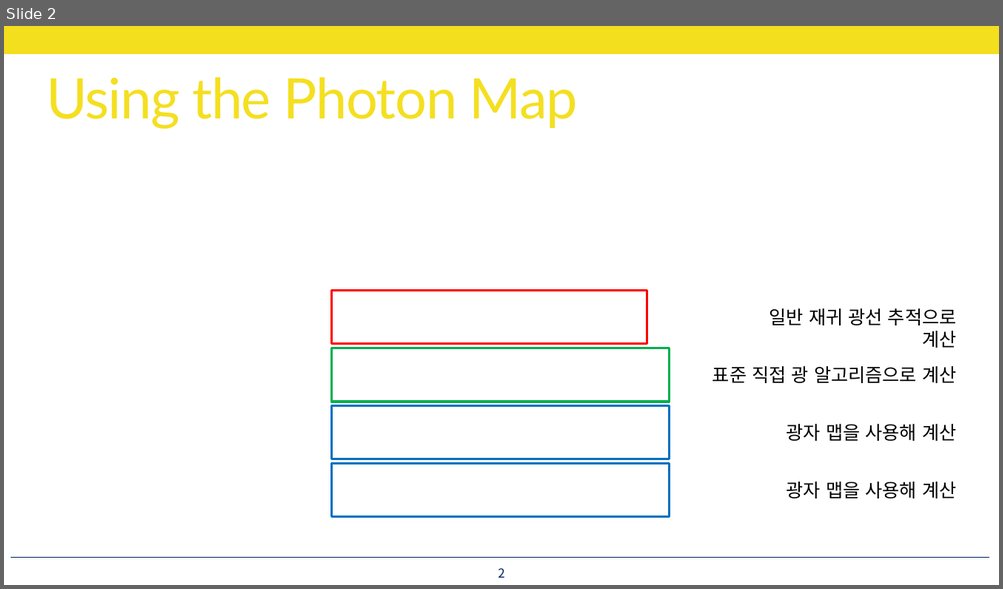
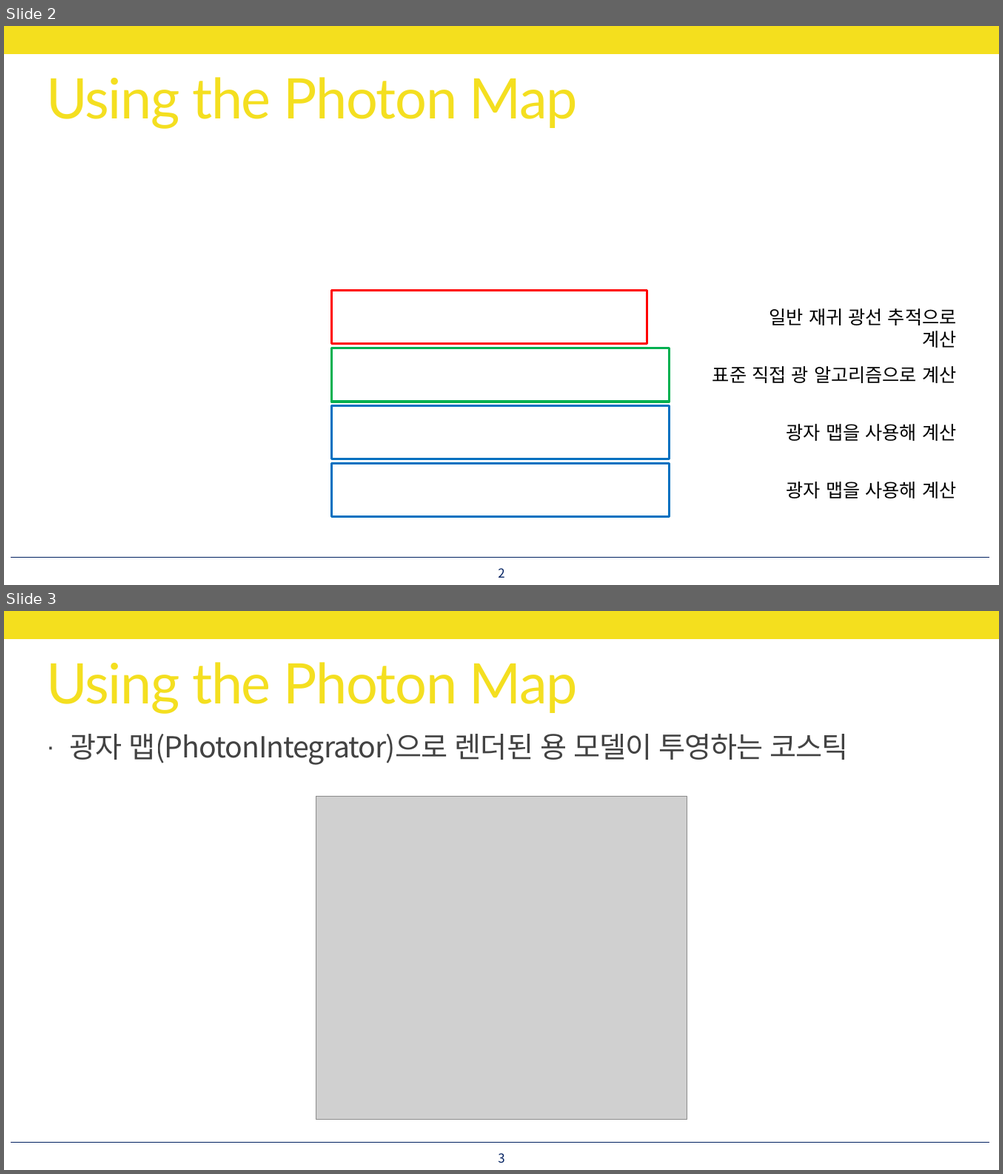
Before and after one commit to utilForever/PBRStudy, a slide deck: Physically Based Rendering - Chapter 15, Part 6.pptx. Shown one above the other, each under a label of ours: slide 2 before the commit, slides 2 and 3 after it. The pictures are 1003x589 and 1003x1174 pixels, drawn with LibreOffice and Linux fonts; fonts in the diff are those of the drawing; grey boxes stand for pictures. Boxes give left, top, right and bottom in pixels: in the first picture for what was removed or moved away, otherwise in the second. Text is boxed around its words. In the diff, an @@ line names an element or a change of style, - is before the commit and + after.

```diff
--- a/Physically Based Rendering - Chapter 15, Part 6.pptx
+++ b/Physically Based Rendering - Chapter 15, Part 6.pptx
@@ slide 3 added at bbox=[4, 611, 999, 1170], background #FFFFFF; not listed: 2 template elements that a slide beside it also shows @@
@@ title added at bbox=[46, 662, 578, 714], 54 pt, text #F4DF1E @@
+Using the Photon Map
@@ text added at bbox=[70, 734, 848, 765], 28 pt, text #404040 @@
+· 광자 맵(PhotonIntegrator)으로 렌더된 용 모델이 투영하는 코스틱
@@ picture added at bbox=[316, 797, 687, 1120] @@
@@ page number added at bbox=[498, 1153, 504, 1164], 12 pt, text #002060 @@
+3
```
Also in this commit, not shown: 27 other slides added.
